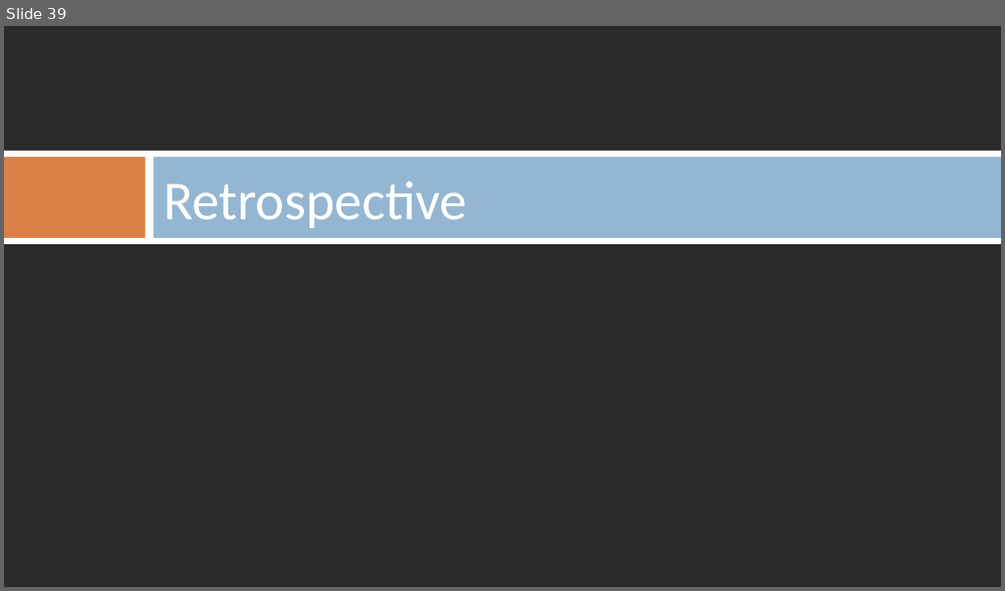
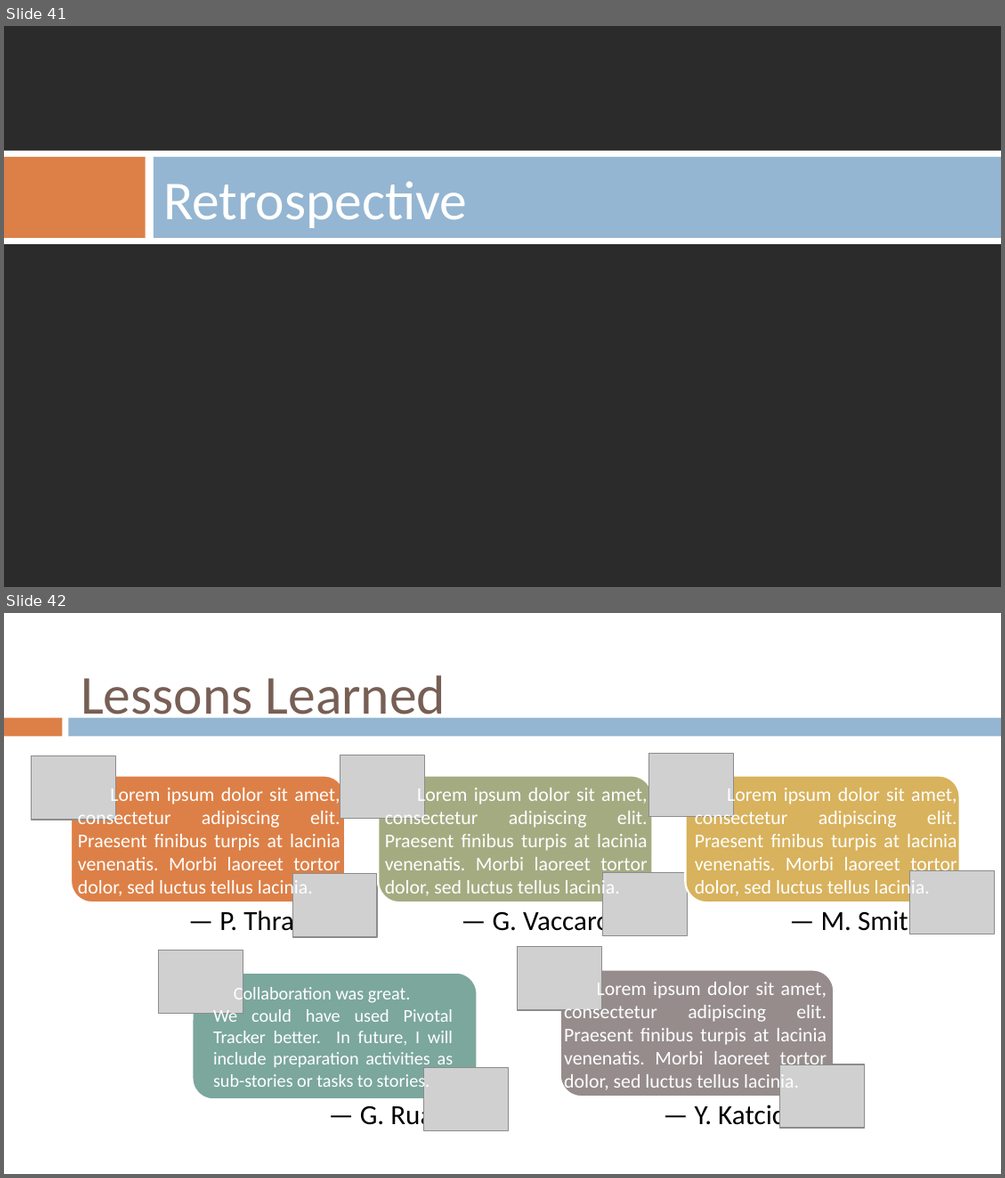
Before and after one commit to gvaccaro21/CS633---Term-Project, a slide deck: Final Presenation/CS_633_Zac3_term_project_report_FINAL_draft.pptx. Shown one above the other, each under a label of ours: slide 39 before the commit, slides 41 and 42 after it. The pictures are 1005x591 and 1005x1178 pixels, drawn with LibreOffice and Linux fonts; fonts in the diff are those of the drawing; grey boxes stand for pictures; background and template pictures are left out; a plain dark background stands for a picture behind light text. Boxes give left, top, right and bottom in pixels: in the first picture for what was removed or moved away, otherwise in the second. Text is boxed around its words. In the diff, an @@ line names an element or a change of style, - is before the commit and + after.

```diff
--- a/Final Presenation/CS_633_Zac3_term_project_report_FINAL_draft.pptx
+++ b/Final Presenation/CS_633_Zac3_term_project_report_FINAL_draft.pptx
@@ slide 42 added at (4,613,1001,1174), background #FFFFFF @@
@@ title added at (81,675,446,727), 39.6 pt, text #775F55 @@
+Lessons Learned
@@ rectangle added at (4,718,62,737), fill #DD8047 @@
@@ rectangle added at (69,718,1001,737), fill #94B6D2 @@
@@ text added at (78,785,340,900), 14 pt, text #FFFFFF @@
+Lorem ipsum dolor sit amet, consectetur adipiscing elit. Praesent finibus turpis at lacinia venenatis. Morbi laoreet tortor dolor, sed luctus tellus lacinia.
@@ text added at (385,785,647,900), 14 pt, text #FFFFFF @@
+Lorem ipsum dolor sit amet, consectetur adipiscing elit. Praesent finibus turpis at lacinia venenatis. Morbi laoreet tortor dolor, sed luctus tellus lacinia.
@@ text added at (695,785,957,900), 14 pt, text #FFFFFF @@
+Lorem ipsum dolor sit amet, consectetur adipiscing elit. Praesent finibus turpis at lacinia venenatis. Morbi laoreet tortor dolor, sed luctus tellus lacinia.
@@ group added at (31,756,378,960): 2 pictures, 1 rounded rectangle, 1 free @@
+— P. Thrall
@@ group added at (340,755,688,960): 2 pictures, 1 rounded rectangle, 1 free @@
+— G. Vaccaro
@@ group added at (649,753,995,960): 2 pictures, 1 rounded rectangle, 1 free @@
+— M. Smith
@@ group added at (159,950,509,1154): 2 pictures, 1 rounded rectangle, 1 free, 1 text @@
+— G. Rua
+Collaboration was great.
+We could have used Pivotal Tracker better. In future, I will include preparation activities as sub-stories or tasks to stories.
@@ text added at (564,979,826,1094), 14 pt, text #FFFFFF @@
+Lorem ipsum dolor sit amet, consectetur adipiscing elit. Praesent finibus turpis at lacinia venenatis. Morbi laoreet tortor dolor, sed luctus tellus lacinia.
@@ group added at (518,947,865,1154): 2 pictures, 1 rounded rectangle, 1 free @@
+— Y. Katcici
@@ what was slide 39 is now slide 41 @@
```
Also in this commit, not shown: 13 slides changed, 4 other slides added, 1 slide removed.
